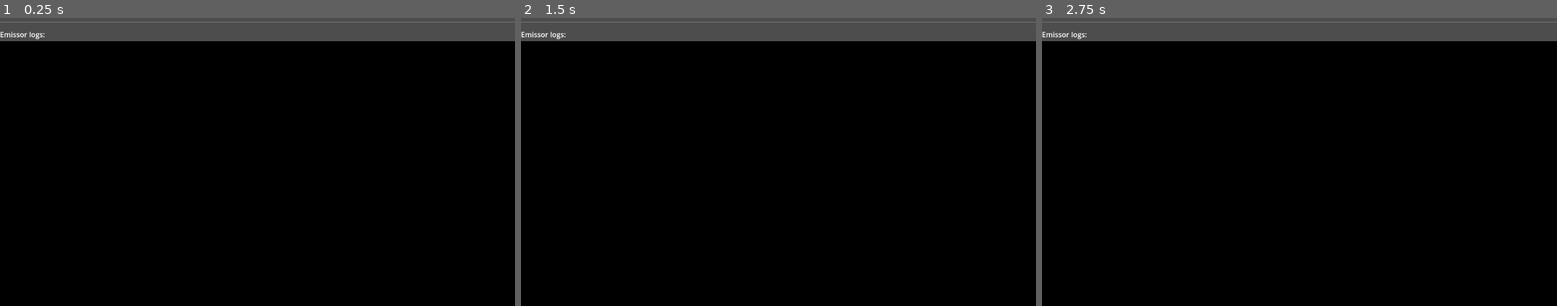
Above: before the commit, frames 1-3 (left to right).
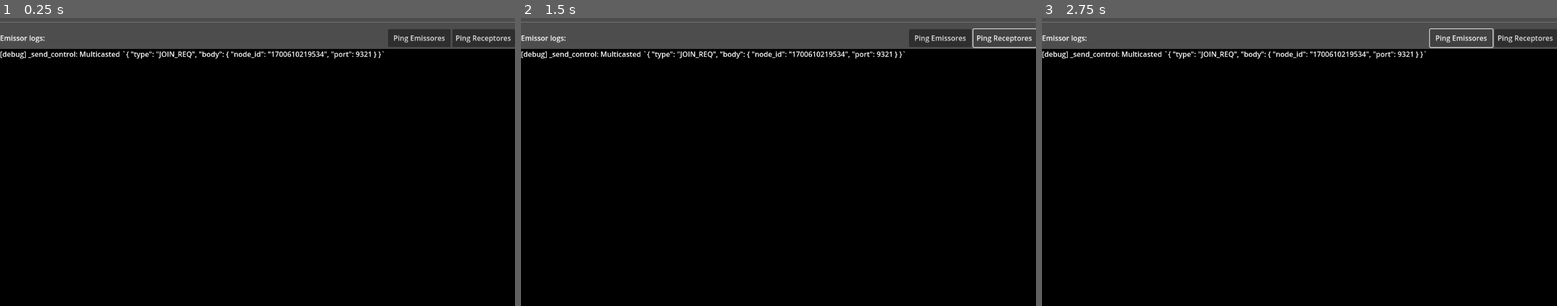
Above: after the commit, the same moments.

Repository: Luan-Daniel/atomic_difusion_demo_app
Game: Godot game, scene res://scenes/emissor.tscn
Same seed, same stepped clock (60 frames per second), same inputs: the game is played once before the commit and once after it. This scene is started directly instead of the project's main scene.
Inputs (mouse positions are in pixels of both pictures, inside the frame that each line leads up to):
- Up to frame 1 (0.25 s): no input
- Up to frame 2 (1.5 s): click (938, 38) at 0.5 s, where only the run after the commit has a clickable "Ping Emissores"; click (1005, 38) at 1.25 s, where only the run after the commit has a clickable "Ping Receptores"
- Up to frame 3 (2.75 s): click (1459, 38) at 2 s, where only the run after the commit has a clickable "Ping Emissores"

The runs differ from the first frame. In frame 1, 4.5% of the frame differs, in the area x 0-100%, y 4-15%; in frame 2, 4.2%; in frame 3, 4.2%.

Commit message:
trabalhando no grupo emissor

Diff:
--- a/scenes/emissor.gd
+++ b/scenes/emissor.gd
@@ -1,10 +1,212 @@
 extends Control
 
-# espera receber esses valores da main
-var egroup_ip : String = ""
-var rgroup_ip : String = ""
-var network_interface:Dictionary = {"name":"", "friendly":"", "index":-1, "addresses":[]}
-
+# Fluxo atual
+# _ready() → join multicast + JOIN_REQ
+# JOIN_ACK → recebo membros + construo anel + (se coordenador) gero token
+# _on_heartbeat() → PING no successor
+# SUSPEITA → erra-suspeito, atualiza membros, refaz anel
+# TOKEN → entrego mensagens pendentes, passo token
+
+#region Nós e Estados Principais
+@export var log_ndi :RichTextLabel = null
+
+# Multicast e timers
+var group_mngr: MulticastGroup
+@onready var heartbeat_timer = Timer.new()
+@onready var ping_timeout_timer = Timer.new()
+@onready var token_timeout_timer = Timer.new()
+
+# IPs e interface recebidos da Main
+var egroup_ip :String # Ip do grupo emissor
+var rgroup_ip :String # Ip do grupo receptor
+var interface :Dictionary = {"name":"", "friendly":"", "index":-1, "addresses":[]}
+
+# Identidade e membership
+var node_id :String= str(get_unix_time_in_ms() + randi())
+var members     := {} # { node_id: {ip, port} }
+var predecessor := {} # { node_id, ip, port }
+var successor   := {}
+
+# Token e filas
+var have_token    :bool= false
+var last_token_ts :int= 0
+var pending_msgs  :Array[PackedByteArray]= []
+var token_id: int = 0
+
+const HEARTBEAT_INTERVAL := 1.0
+const PING_TIMEOUT       := 0.5
+const TOKEN_TIMEOUT      := 5.0
+#endregion
+
+#region Setup inicial e JOIN
 func _ready():
-	if egroup_ip.is_empty() || rgroup_ip.is_empty():
-		breakpoint # Não recebeu valores esperados
+	# 1) Configura group manager
+	group_mngr = MulticastGroup.new(egroup_ip, 9321, interface)
+	group_mngr.message_received.connect(_on_message_received)
+	add_child(group_mngr)
+	group_mngr.join_group()
+
+	# 2) Timers
+	heartbeat_timer.wait_time = HEARTBEAT_INTERVAL
+	heartbeat_timer.one_shot = false
+	add_child(heartbeat_timer)
+	heartbeat_timer.start()
+	heartbeat_timer.timeout.connect(_on_heartbeat)
+
+	ping_timeout_timer.wait_time = PING_TIMEOUT
+	ping_timeout_timer.one_shot = true
+	add_child(ping_timeout_timer)
+	ping_timeout_timer.timeout.connect(_on_ping_timeout)
+
+	token_timeout_timer.wait_time = TOKEN_TIMEOUT
+	token_timeout_timer.one_shot = true
+	add_child(token_timeout_timer)
+	token_timeout_timer.timeout.connect(_on_token_timeout)
+
+	# 3) Anunciar entrada
+	_send_control("JOIN_REQ", { "node_id":node_id, "port":9321 })
+#endregion
+
+#region Envio e Recepção de Controle
+# Helper para enviar mensagens de controle via multicast ou unicast
+enum CtrlType { JOIN_REQ, JOIN_ACK, MEMBERSHIP, PING, PONG, TOKEN }
+func _send_control(type:String, body:Dictionary, to_ip:String="", to_port:int=0)->void:
+	var msg := { "type": type, "body": body }
+	var buf := JSON.stringify(msg).to_utf8_buffer()
+	if to_ip.is_empty():
+		group_mngr.cast_message(buf)
+		log_line("[debug] _send_control: Multicasted `{}`".format([msg],"{}"))
+	else:
+		group_mngr.send_message(buf, to_ip, to_port)
+		log_line("[debug] _send_control: Unicasted `{}` to {}".format([msg,to_ip],"{}"))
+
+func _on_message_received(packet: PackedByteArray, sender_ip: String)->void:
+	var text := packet.get_string_from_utf8()
+	log_line("[{}] {}".format([sender_ip, packet.get_string_from_utf8()], "{}"))
+	var json := JSON.new()
+	var res  := json.parse(text)
+	if res != OK: return
+	var result :Dictionary= json.get_data()
+	var type   :String= result["type"]
+	var body   :Dictionary= result["body"]
+
+	match type:
+		# 1) Novo nó quer entrar
+		CtrlType.JOIN_REQ:
+			log_line("[debug] _on_message_received: Novo nó quer entrar.")
+			# Atualiza membership e responde
+			members[ body.node_id ] = { "ip":sender_ip, "port": body.port }
+			_send_control("JOIN_ACK",
+				{ "members": members, "coordinator": _get_coordinator_id() },
+				sender_ip, body.port
+			)
+			_broadcast_membership()
+
+		# 2) Resposta ao JOIN_REQ (coordenador)
+		CtrlType.JOIN_ACK:
+			log_line("[debug] _on_message_received: Resposta ao JOIN_REQ (coordenador).")
+			members = body.members.duplicate()
+			# Descobre coordenador
+			if body.coordinator == node_id:
+				have_token = true
+				last_token_ts = get_unix_time_in_ms()
+				token_timeout_timer.start()
+			_rebuild_ring()
+
+		# 3) Alguma mudança em membership
+		CtrlType.MEMBERSHIP:
+			log_line("[debug] _on_message_received: Alguma mudança em membership.")
+			members = body.members.duplicate()
+			_rebuild_ring()
+
+		# 4) Heartbeat no anel
+		CtrlType.PING:
+			log_line("[debug] _on_message_received: Heartbeat no anel.")
+			_send_control("PONG", {}, sender_ip, body.port)
+
+		CtrlType.PONG:
+			log_line("[debug] _on_message_received: PONG.")
+			# quem respondeu está vivo
+			members[ body.node_id ].alive = true
+
+		# 5) Chegou token
+		CtrlType.TOKEN:
+			log_line("[debug] _on_message_received: Chegou token.")
+			have_token = true
+			last_token_ts = get_unix_time_in_ms()
+			token_timeout_timer.start()
+			_deliver_pending()
+#endregion
+
+#region Heartbeat & Detecção de Falhas
+# Envia PING para successor
+func _on_heartbeat()->void:
+	if successor.has("ip"):
+		members[ successor.node_id ].alive = false
+		_send_control("PING", { "port":9321 }, successor.ip, successor.port)
+		ping_timeout_timer.start()
+
+# Se não vier PONG, suspeita e ajusta grupo
+func _on_ping_timeout()->void:
+	if successor and not members[ successor.node_id ].alive:
+		log_line("[debug] _on_ping_timeout: Suspeita.")
+		members.erase(successor.node_id)
+		_broadcast_membership()
+
+func _on_token_timeout():
+	# token perdido? recria se for coordenador
+	if _get_coordinator_id() == node_id:
+		_init_token()   # incrementa token ID
+		_pass_token()
+#endregion
+
+#region Montando o Anel
+func _get_coordinator_id() -> String:
+	var ids = members.keys()
+	ids.sort()
+	return ids[0]  # menor node_id
+
+func _rebuild_ring()->void:
+	var ids = members.keys()
+	ids.sort()
+	var idx = ids.find(node_id)
+	var n = ids.size()
+	predecessor = members[ ids[(idx-1 + n) % n] ]
+	predecessor.node_id = ids[(idx-1 + n) % n]
+
+	successor = members[ ids[(idx+1) % n] ]
+	successor.node_id = ids[(idx+1) % n]
+
+func _broadcast_membership()->void:
+	_send_control("MEMBERSHIP", { "members": members })
+#endregion
+
+#region Token: Passagem e Difusão
+func _init_token()->void:
+	# carregue ou incremente um token_id global
+	token_id += 1
+
+func _pass_token():
+	_send_control("TOKEN", { "token_id": token_id }, successor.ip, successor.port)
+	have_token = false
+
+func diffuse(data:PackedByteArray):
+	# enfileira e tenta entregar se tiver token
+	pending_msgs.append(data.duplicate())
+	if have_token:
+		_deliver_pending()
+
+func _deliver_pending():
+	# envia todas as mensagens ao grupo receptor
+	for buf in pending_msgs:
+		group_mngr.send_message(buf, rgroup_ip, 9322)
+	pending_msgs.clear()
+	_pass_token()
+#endregion
+
+static func get_unix_time_in_ms()->int:
+	return int(Time.get_unix_time_from_system()*1000.0)
+
+func log_line(line:String)->void:
+	log_ndi.text += line
+	log_ndi.text += "\n"
--- a/scenes/emissor.tscn
+++ b/scenes/emissor.tscn
@@ -2,7 +2,7 @@
 
 [ext_resource type="Script" uid="uid://fljkn4p6o6md" path="res://scenes/emissor.gd" id="1_qobvr"]
 
-[node name="Emissor" type="Control"]
+[node name="Emissor" type="Control" node_paths=PackedStringArray("log_ndi")]
 layout_mode = 3
 anchors_preset = 15
 anchor_right = 1.0
@@ -10,6 +10,7 @@
 grow_horizontal = 2
 grow_vertical = 2
 script = ExtResource("1_qobvr")
+log_ndi = NodePath("VBoxContainer/Log")
 
 [node name="VBoxContainer" type="VBoxContainer" parent="."]
 layout_mode = 1
@@ -23,14 +24,28 @@
 custom_minimum_size = Vector2(0, 24)
 layout_mode = 2
 
-[node name="Label" type="Label" parent="VBoxContainer"]
+[node name="HBoxContainer" type="HBoxContainer" parent="VBoxContainer"]
 layout_mode = 2
+
+[node name="Label" type="Label" parent="VBoxContainer/HBoxContainer"]
+layout_mode = 2
+size_flags_horizontal = 3
 text = "Emissor logs:"
+
+[node name="PingEmissorButton" type="Button" parent="VBoxContainer/HBoxContainer"]
+custom_minimum_size = Vector2(140, 40)
+layout_mode = 2
+text = "Ping Emissores"
+
+[node name="PingReceptorButton" type="Button" parent="VBoxContainer/HBoxContainer"]
+custom_minimum_size = Vector2(140, 40)
+layout_mode = 2
+text = "Ping Receptores"
 
 [node name="Log" type="RichTextLabel" parent="VBoxContainer"]
 layout_mode = 2
 size_flags_vertical = 3
-fit_content = true
+scroll_following = true
 
 [node name="ColorRect" type="ColorRect" parent="VBoxContainer/Log"]
 show_behind_parent = true
--- a/scenes/main.gd
+++ b/scenes/main.gd
@@ -42,7 +42,7 @@
 	dsnode_ndi = emissor_pscn.instantiate()
 	dsnode_ndi.egroup_ip = egroup_ip
 	dsnode_ndi.rgroup_ip = rgroup_ip
-	dsnode_ndi.network_interface = network_interface
+	dsnode_ndi.interface = network_interface
 	add_child(dsnode_ndi)
 
 func start_ds_receptor() -> void:
--- a/scenes/receptor.tscn
+++ b/scenes/receptor.tscn
@@ -35,7 +35,7 @@
 [node name="PingButton" type="Button" parent="VBoxContainer/HBoxContainer"]
 custom_minimum_size = Vector2(140, 40)
 layout_mode = 2
-text = "Send Ping"
+text = "Ping Group"
 
 [node name="Log" type="RichTextLabel" parent="VBoxContainer"]
 layout_mode = 2
Not shown, removed: ..gitignore.un~
Not shown, changed: .gitignore
Not shown, removed: .gitignore~
